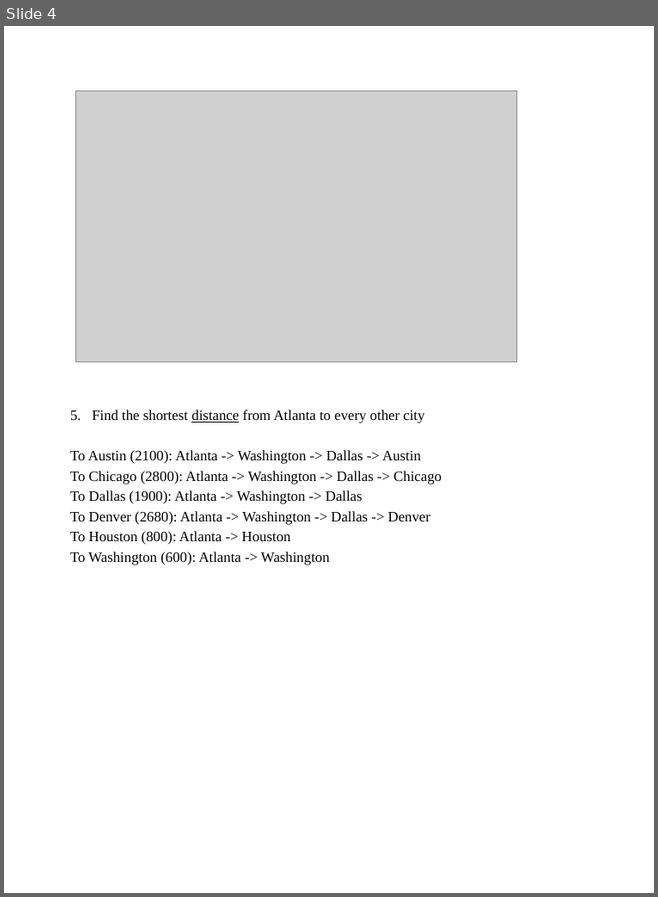
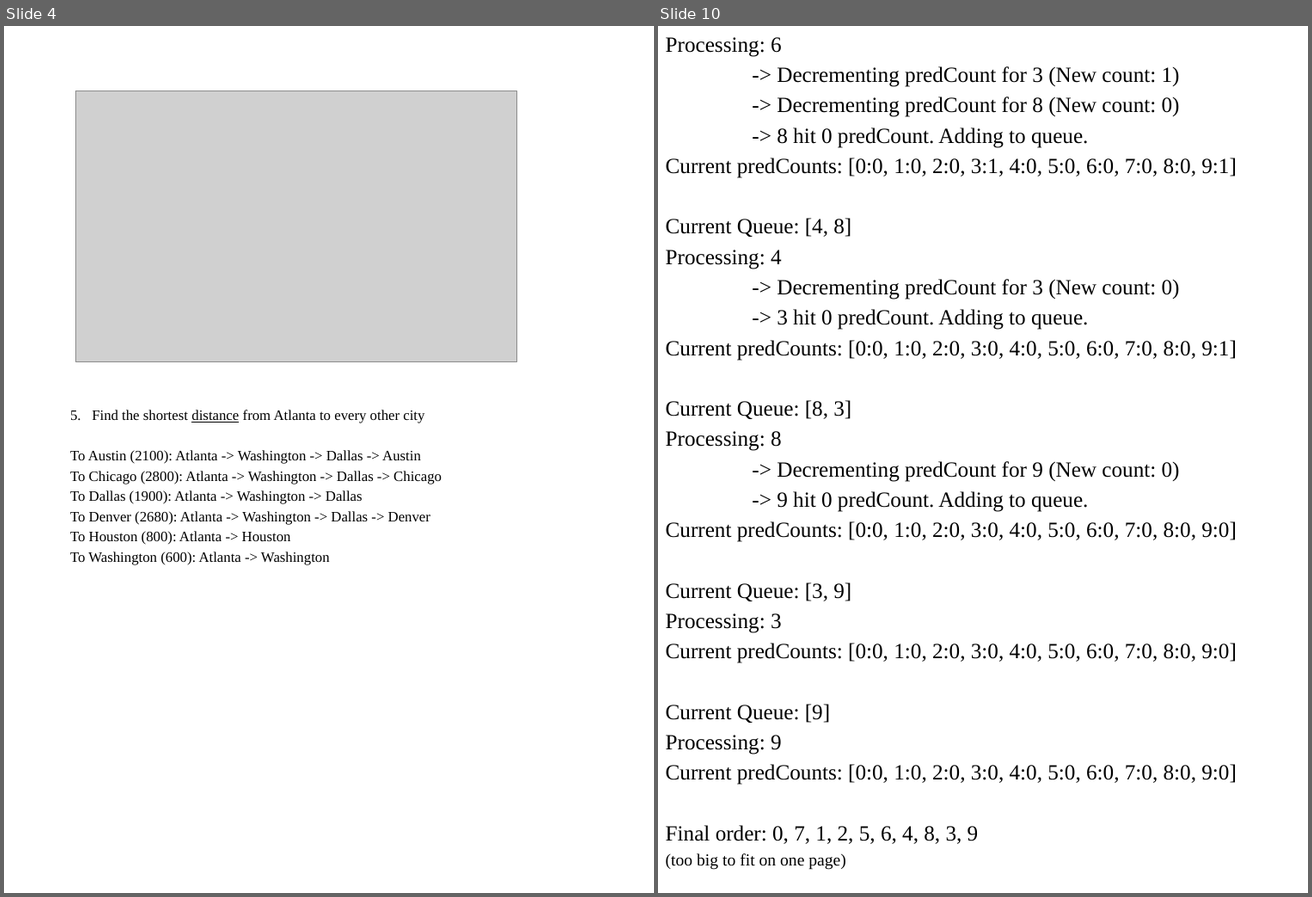
Before and after one commit to y0natan10/CMSC204-Lab7-Graph-Lab, a slide deck: AssignmentRelatedDocuments/WhatWasSubmitted/Graph Lab.pptx. Shown side by side, each under a label of ours: slide 4 before the commit, slides 4 and 10 after it; the slides between them are not shown. The pictures are 658x897 and 1312x897 pixels, drawn with LibreOffice and Linux fonts; fonts in the diff are those of the drawing; grey boxes stand for pictures. Boxes give left, top, right and bottom in pixels: in the first picture for what was removed or moved away, otherwise in the second. Text is boxed around its words. In the diff, an @@ line names an element or a change of style, - is before the commit and + after.

```diff
--- a/AssignmentRelatedDocuments/WhatWasSubmitted/Graph Lab.pptx
+++ b/AssignmentRelatedDocuments/WhatWasSubmitted/Graph Lab.pptx
@@ slide 10 added at bbox=[658, 26, 1308, 893], background #FFFFFF @@
@@ text added at bbox=[666, 37, 1237, 870], 18 pt, text #000000 @@
+Processing: 6
+-> Decrementing predCount for 3 (New count: 1)
+-> Decrementing predCount for 8 (New count: 0)
+-> 8 hit 0 predCount. Adding to queue.
+Current predCounts: [0:0, 1:0, 2:0, 3:1, 4:0, 5:0, 6:0, 7:0, 8:0, 9:1]
+Current Queue: [4, 8]
+Processing: 4
+-> Decrementing predCount for 3 (New count: 0)
+-> 3 hit 0 predCount. Adding to queue.
+Current predCounts: [0:0, 1:0, 2:0, 3:0, 4:0, 5:0, 6:0, 7:0, 8:0, 9:1]
+Current Queue: [8, 3]
+Processing: 8
+-> Decrementing predCount for 9 (New count: 0)
+-> 9 hit 0 predCount. Adding to queue.
+Current predCounts: [0:0, 1:0, 2:0, 3:0, 4:0, 5:0, 6:0, 7:0, 8:0, 9:0]
+Current Queue: [3, 9]
+Processing: 3
+Current predCounts: [0:0, 1:0, 2:0, 3:0, 4:0, 5:0, 6:0, 7:0, 8:0, 9:0]
+Current Queue: [9]
+Processing: 9
+Current predCounts: [0:0, 1:0, 2:0, 3:0, 4:0, 5:0, 6:0, 7:0, 8:0, 9:0]
+Final order: 0, 7, 1, 2, 5, 6, 4, 8, 3, 9
+(too big to fit on one page)
```
Also in this commit, not shown: 5 slides changed, 1 other slide added, 1 other file.
